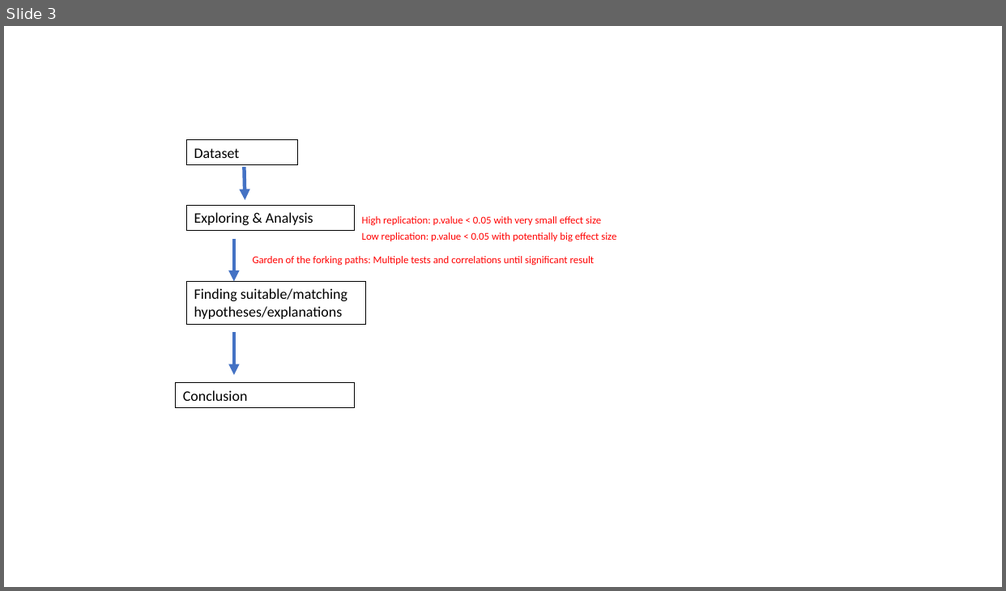
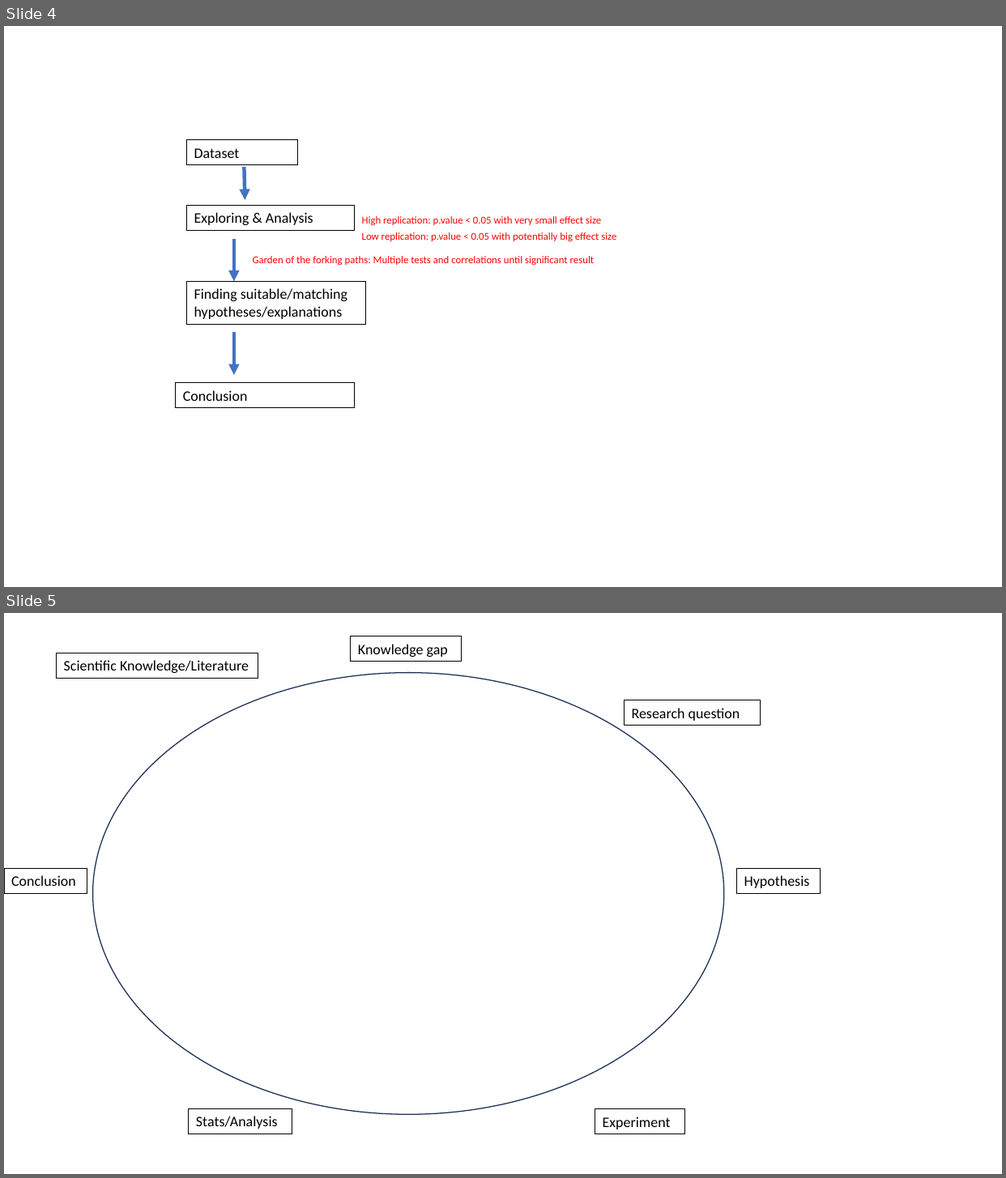
Before and after one commit to FrederikBaumgarten/SimulatingData, a slide deck: analyses/figures/figures_simulation.pptx. Shown one above the other, each under a label of ours: slide 3 before the commit, slides 4 and 5 after it. The pictures are 1006x591 and 1006x1178 pixels, drawn with LibreOffice and Linux fonts; fonts in the diff are those of the drawing. Boxes give left, top, right and bottom in pixels: in the first picture for what was removed or moved away, otherwise in the second. Text is boxed around its words. In the diff, an @@ line names an element or a change of style, - is before the commit and + after.

```diff
--- a/analyses/figures/figures_simulation.pptx
+++ b/analyses/figures/figures_simulation.pptx
@@ slide 5 added at [4, 613, 1002, 1174], background #FFFFFF @@
@@ rectangle added at [351, 636, 462, 662], outline #000000 0.75 pt, 14 pt, text #000000 @@
+Knowledge gap
@@ rectangle added at [57, 653, 258, 679], outline #000000 0.75 pt, 14 pt, text #000000 @@
+Scientific Knowledge/Literature
@@ ellipse added at [93, 673, 724, 1115], outline #1E3256 1 pt @@
@@ rectangle added at [624, 700, 761, 726], outline #000000 0.75 pt, 14 pt, text #000000 @@
+Research question
@@ rectangle added at [4, 868, 87, 894], outline #000000 0.75 pt, 14 pt, text #000000 @@
+Conclusion
@@ rectangle added at [737, 868, 820, 894], outline #000000 0.75 pt, 14 pt, text #000000 @@
+Hypothesis
@@ rectangle added at [189, 1110, 292, 1135], outline #000000 0.75 pt, 14 pt, text #000000 @@
+Stats/Analysis
@@ rectangle added at [594, 1110, 684, 1135], outline #000000 0.75 pt, 14 pt, text #000000 @@
+Experiment
@@ what was slide 3 is now slide 4 @@
```
Also in this commit, not shown: 1 slide changed, 1 other slide added, 2 other files.
